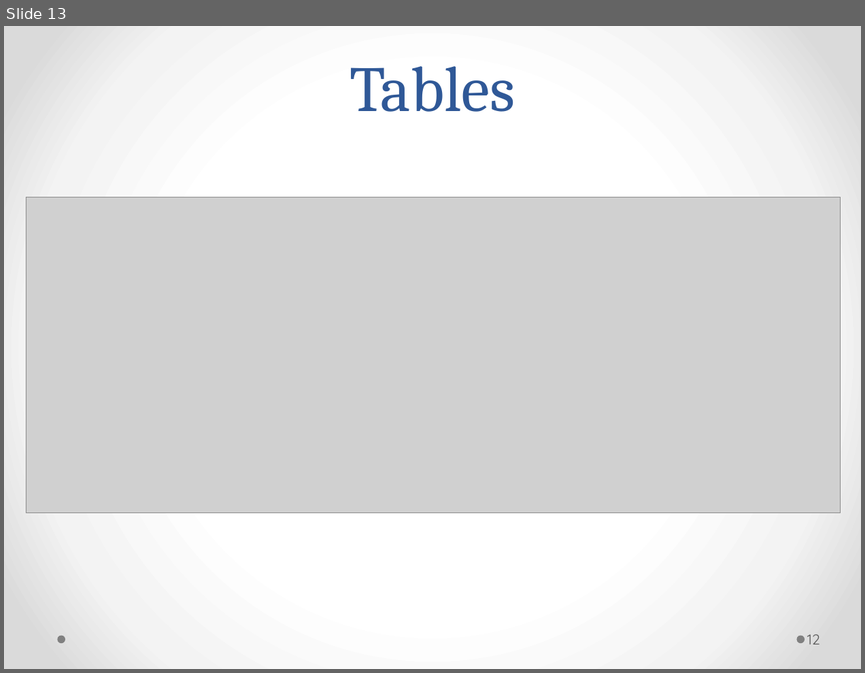
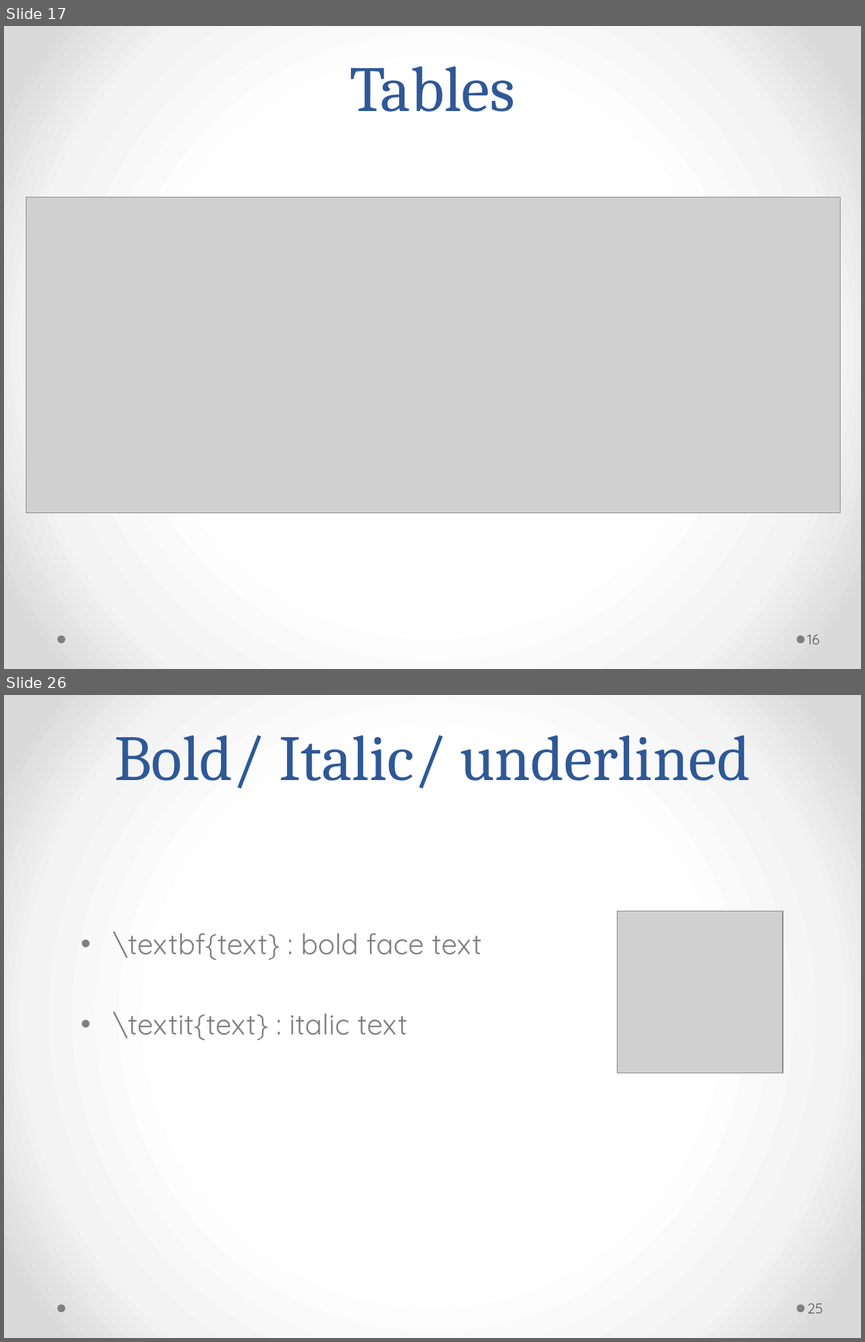
Before and after one commit to Andromedanita/Latex_workshop, a slide deck: Mine.pptx. Shown one above the other, each under a label of ours: slide 13 before the commit, slides 17 and 26 after it; the slides between them are not shown. The pictures are 865x673 and 865x1342 pixels, drawn with LibreOffice and Linux fonts; fonts in the diff are those of the drawing; grey boxes stand for pictures. Boxes give left, top, right and bottom in pixels: in the first picture for what was removed or moved away, otherwise in the second. Text is boxed around its words. In the diff, an @@ line names an element or a change of style, - is before the commit and + after.

Commit message:
editted and added images, bib and other things

```diff
--- a/Mine.pptx
+++ b/Mine.pptx
@@ slide 26 added at <box>4,695,861,1338</box>, background gradient #FFFFFF to #F4F4F4 to #DADADA; not listed: 2 template elements that a slide beside it also shows @@
@@ title added at <box>114,735,750,789</box>, 54 pt, text #2F5897 @@
+Bold/ Italic/ underlined
@@ picture added at <box>617,911,783,1073</box> @@
@@ text added at <box>113,931,482,1040</box>, 24 pt, text #808080 @@
+• \textbf{text} : bold face text
+• \textit{text} : italic text
@@ page number added at <box>807,1303,823,1313</box>, 12 pt, text #595959 @@
+25
@@ what was slide 13 is now slide 17 @@
@@ page number at <box>807,634,819,644</box>: text changed @@
-12
+16
```
Also in this commit, not shown: 5 slides changed, 14 other slides added.
